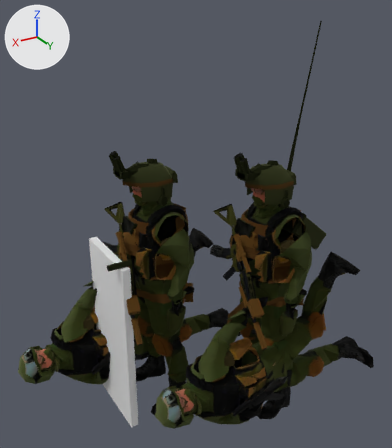
The glTF model art/meshes/breach_team.glb, before and after one commit.
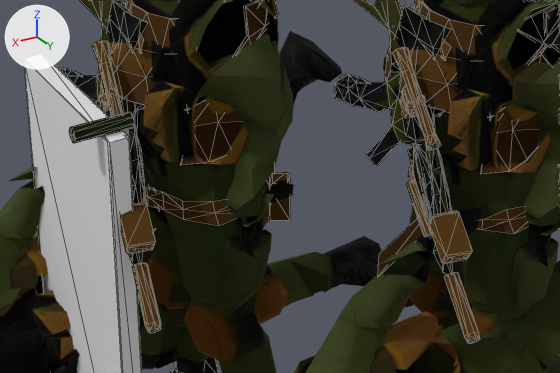
Each version is shown whole from a 50 mm lens placed at (1.72, 2.78, 2.77), pointed at (0.04, -0.02, 1.36), then close up on the part from 20% to 76% of the width and 48% to 81% of the height. Lighting does not change. The marker at upper left points along +X, +Y and +Z. The last two pictures show the newer version. The close-ups show mesh edges as thin lines. Vertices at exactly the same position are counted once.

In view in the first close-up: 'kit_uniform', 'kit_weapon', 'metal', 'uniform', 'weapon' and 1 more.
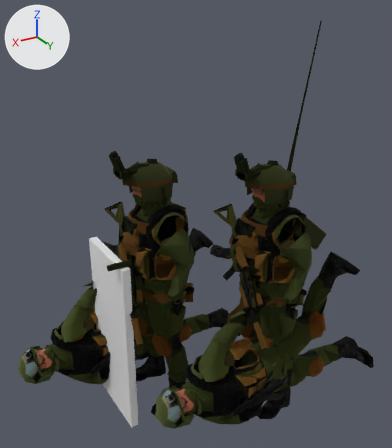
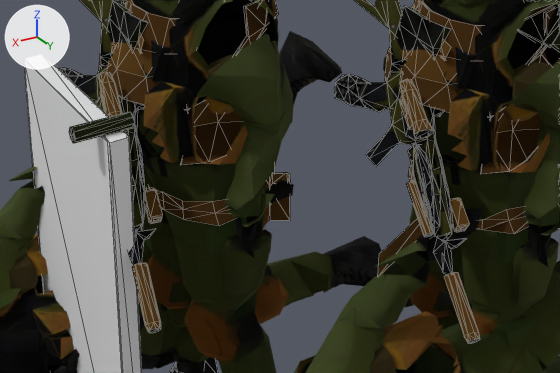
Changed parts and their boxes (x1, y1, x2, y2) in the close-ups (560 x 373 px; the box of a moved part takes in the faces that stretch with it):
'kit_weapon', reshaped: before (92, 0, 480, 344); after (99, 0, 480, 344)
part 1 of me_kit_weapon, moved or reshaped: before (120, 202, 156, 254); after (450, 198, 470, 232)
part 2 of me_kit_weapon, moved or reshaped: before (428, 211, 473, 264); after (145, 189, 163, 223)
part 3 of me_kit_weapon, moved or reshaped: before (392, 47, 441, 150); after (400, 79, 434, 139)
part 4 of me_kit_weapon, moved or reshaped: before (92, 40, 130, 137); after (99, 72, 122, 117)
part 5 of me_kit_weapon, deleted: before (99, 88, 470, 259)
part 6 of me_kit_weapon, moved or reshaped: before (101, 80, 416, 116); after (101, 95, 413, 130)

Edits to the bpy script that builds the scene:
```text
Change me_kit_weapon:
    used by ob_kit_weapon; location = (0.0, 0.0, 0.0)
    remove me_kit_weapon.from_pydata(...)  # 724 vertices, 1144 faces; spans x -0.85..0.62, y -0.34..0.69, z 0.79..2.59
    add me_kit_weapon.from_pydata(...)  # 692 vertices, 1104 faces; spans x -0.85..0.62, y -0.34..0.69, z 0.79..2.59
    me_kit_weapon part 1: the loose piece of 16 vertices spanning x 0.53..0.62, y 0.06..0.18, z 0.95..1.04 is scaled about its middle by (0.459, 0.688, 0.715), then moved by (-0.7, 0.34, -0.01)
    me_kit_weapon part 2: the loose piece of 16 vertices spanning x -0.09..0.0, y 0.48..0.6, z 0.95..1.04 is scaled about its middle by (0.459, 0.688, 0.715), then moved by (0.54, -0.5, -0.01)
    me_kit_weapon part 3: the loose piece of 32 vertices spanning x -0.13..-0.05, y 0.2..0.44, z 1.17..1.36 is multiplied about its middle by the matrix ((1.1, -0.078, 0.058), (-0.078, 0.744, 0.278), (0.058, 0.278, 0.909)), then moved by (0.0, -0.01, -0.03)
    me_kit_weapon part 4: the loose piece of 32 vertices spanning x 0.49..0.57, y -0.22..0.02, z 1.17..1.36 is multiplied about its middle by the matrix ((1.1, -0.078, 0.058), (-0.078, 0.744, 0.278), (0.058, 0.278, 0.909)), then moved by (0.0, -0.01, -0.03)
    me_kit_weapon part 5: 6 loose pieces with 40 vertices, spanning x -0.09..0.62, y -0.1..0.59, z 0.96..1.28, are deleted
    me_kit_weapon part 6
    16 vertices are removed from x -0.11..0.55, y -0.17..0.34, z 1.21..1.28
    24 faces are deleted
    16 vertices are added at x -0.11..0.55, y -0.16..0.34, z 1.17..1.24
    24 new faces join them
    other edits to the shape of me_kit_weapon do not show in these pictures
```
